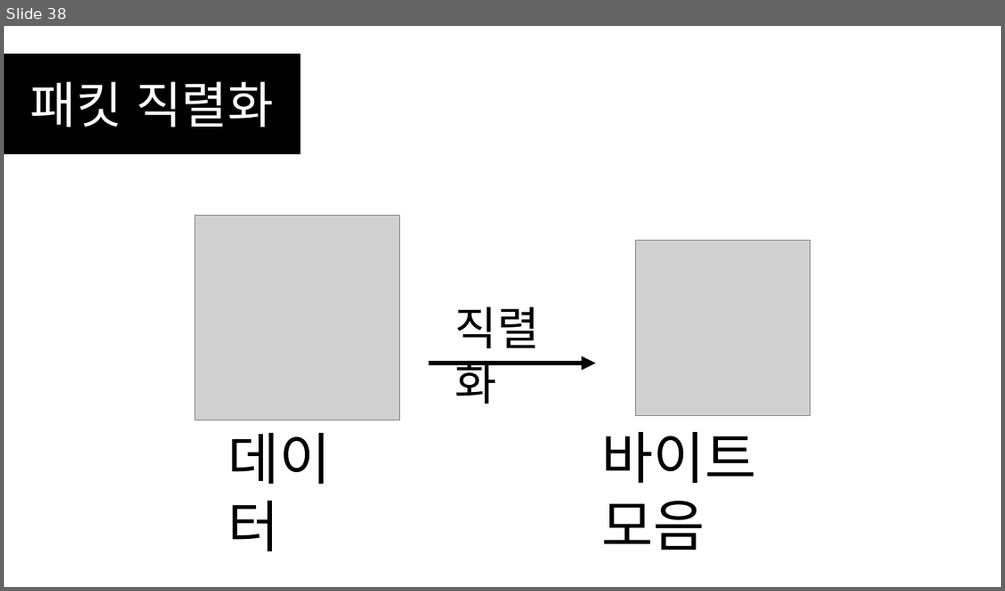
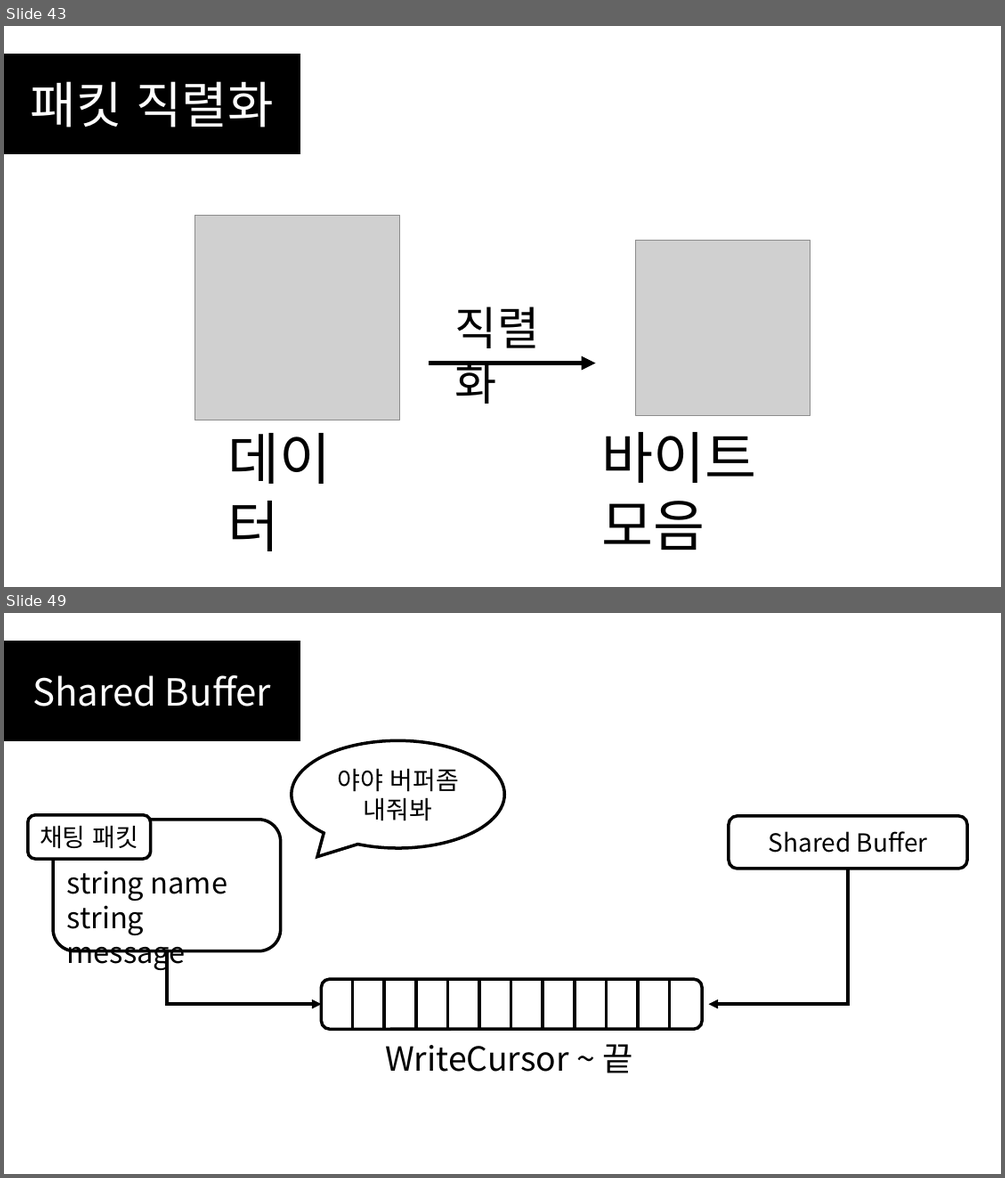
Before and after one commit to SEH00N/SDLU, a slide deck: ServerLecture/PT/6강 멀티스레드 서버 제작.pptx. Shown one above the other, each under a label of ours: slide 38 before the commit, slides 43 and 49 after it; the slides between them are not shown. The pictures are 1005x591 and 1005x1178 pixels, drawn with LibreOffice and Linux fonts; fonts in the diff are those of the drawing; grey boxes stand for pictures. Boxes give left, top, right and bottom in pixels: in the first picture for what was removed or moved away, otherwise in the second. Text is boxed around its words. In the diff, an @@ line names an element or a change of style, - is before the commit and + after.

```diff
--- a/ServerLecture/PT/6강 멀티스레드 서버 제작.pptx
+++ b/ServerLecture/PT/6강 멀티스레드 서버 제작.pptx
@@ slide 49 added at box(4, 613, 1001, 1174), background #FFFFFF @@
@@ rectangle added at box(4, 641, 300, 741), fill #000000, outline #000000 1 pt, 36 pt, text #FFFFFF @@
+Shared Buffer
@@ speech bubble added at box(291, 741, 504, 849), fill #FFFFFF, outline #000000 3 pt, 24 pt, text #000000 @@
+야야 버퍼좀
+내줘봐
@@ rounded rectangle added at box(28, 815, 151, 859), fill #FFFFFF, outline #000000 3 pt, 24 pt, text #000000 @@
+채팅 패킷
@@ rounded rectangle added at box(53, 819, 281, 951), fill #FFFFFF, outline #000000 3 pt, 28 pt, text #000000 @@
+string name
+string message
@@ rounded rectangle added at box(728, 816, 967, 868), fill #FFFFFF, outline #000000 3 pt, 24 pt, text #000000 @@
+Shared Buffer
@@ elbow arrow added from (849, 868) to (708, 1004), #000000 3 pt @@
@@ elbow arrow added from (167, 951) to (321, 1004), #000000 3 pt @@
@@ group added at box(321, 979, 702, 1029): 11 lines, 1 rounded rectangle @@
@@ text added at box(385, 1044, 633, 1073), 32 pt, text #000000 @@
+WriteCursor ~ 끝
@@ what was slide 38 is now slide 43 @@
```
Also in this commit, not shown: 1 slide changed, 35 other slides added, 1 slide removed, 1 other file.
